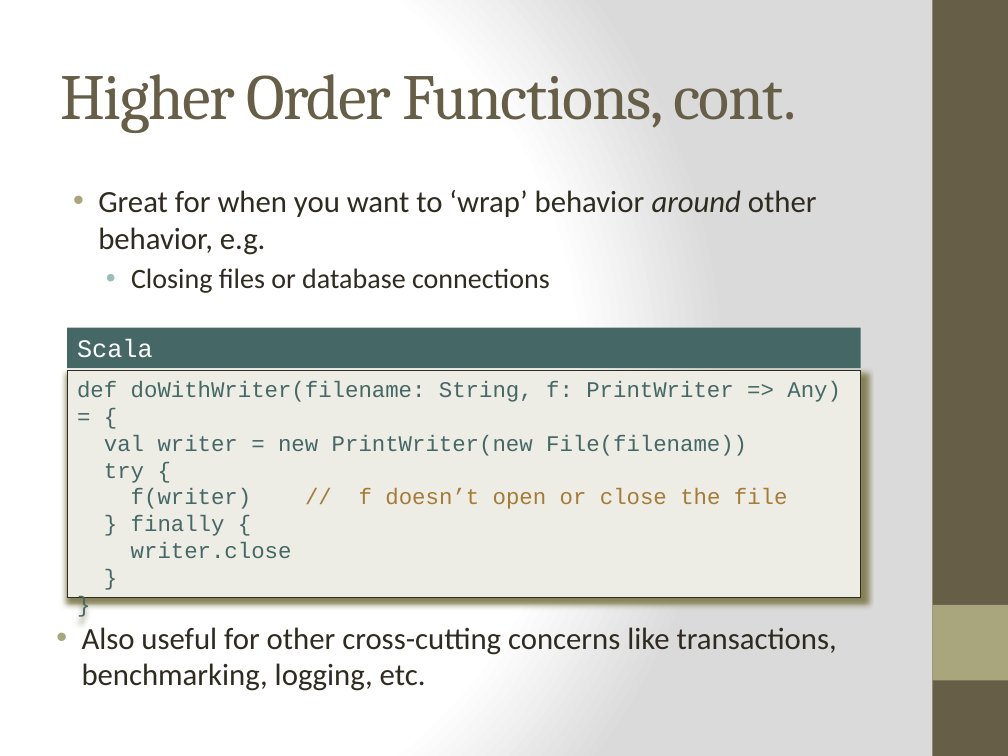
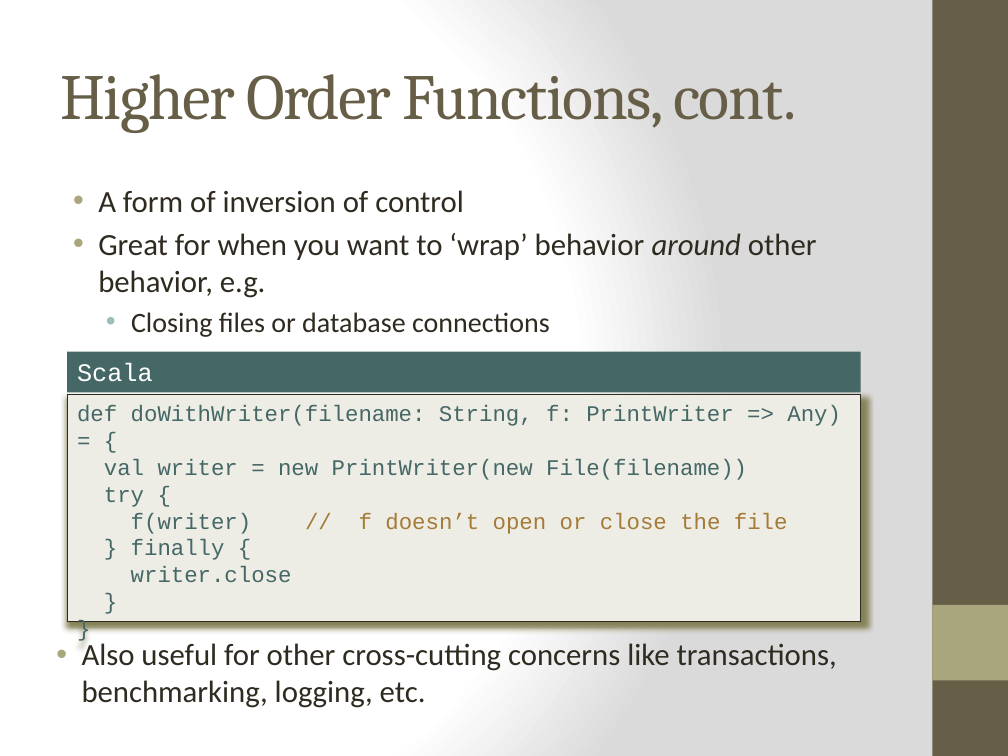
Before and after one commit to bjhartin/FoundationsOfFunctionalProgramming, a slide deck: slide 23 of FoundationsOfFunctionalProgramming.pptx. Drawn at 1008x756 pixels with LibreOffice and Linux fonts; fonts in the diff are those of the drawing. Boxes give left, top, right and bottom in pixels: in the first picture for what was removed or moved away, otherwise in the second. Text is boxed around its words. In the diff, an @@ line names an element or a change of style, - is before the commit and + after.

```diff
--- a/FoundationsOfFunctionalProgramming.pptx
+++ b/FoundationsOfFunctionalProgramming.pptx
@@ text at [98, 190, 464, 213]: paragraph added @@
+• A form of inversion of control
@@ rectangle "Scala": place and size @@
-rectangle "Scala" at [68, 328, 861, 368]
+rectangle "Scala" at [68, 352, 861, 392]
@@ rectangle "def doWithWriter(filename: String, f: PrintWriter ...": place and size @@
-rectangle "def doWithWriter(filename: String, f: PrintWriter ..." at [68, 370, 861, 598]
+rectangle "def doWithWriter(filename: String, f: PrintWriter ..." at [68, 394, 861, 622]
@@ text "Also useful for other cross-cutting ..." rewrapped from [82, 627, 837, 691] to [82, 639, 837, 708] @@
```
Also in this commit, not shown: 4 other slides changed, 10 slides added, 1 slide removed, 10 other files.
